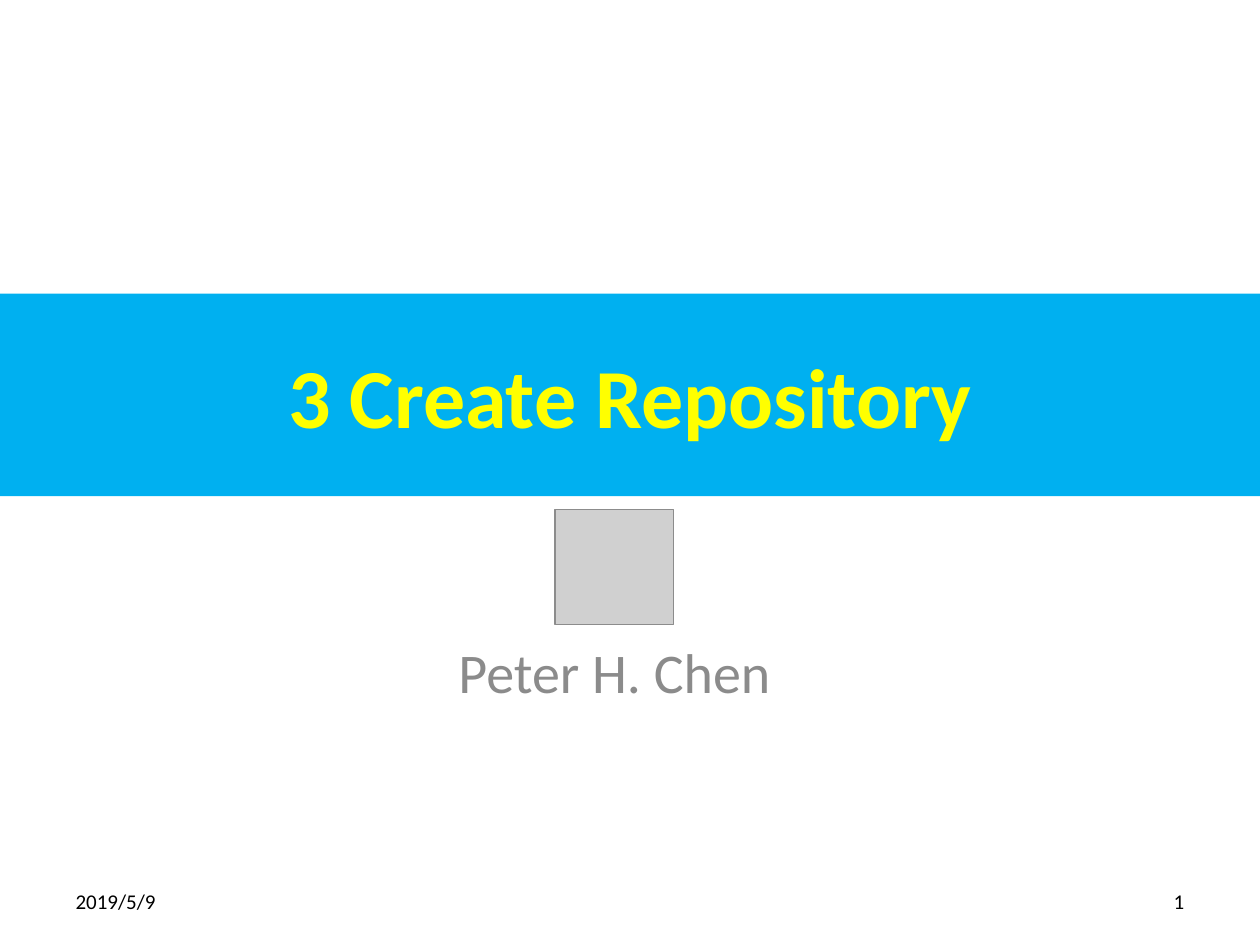
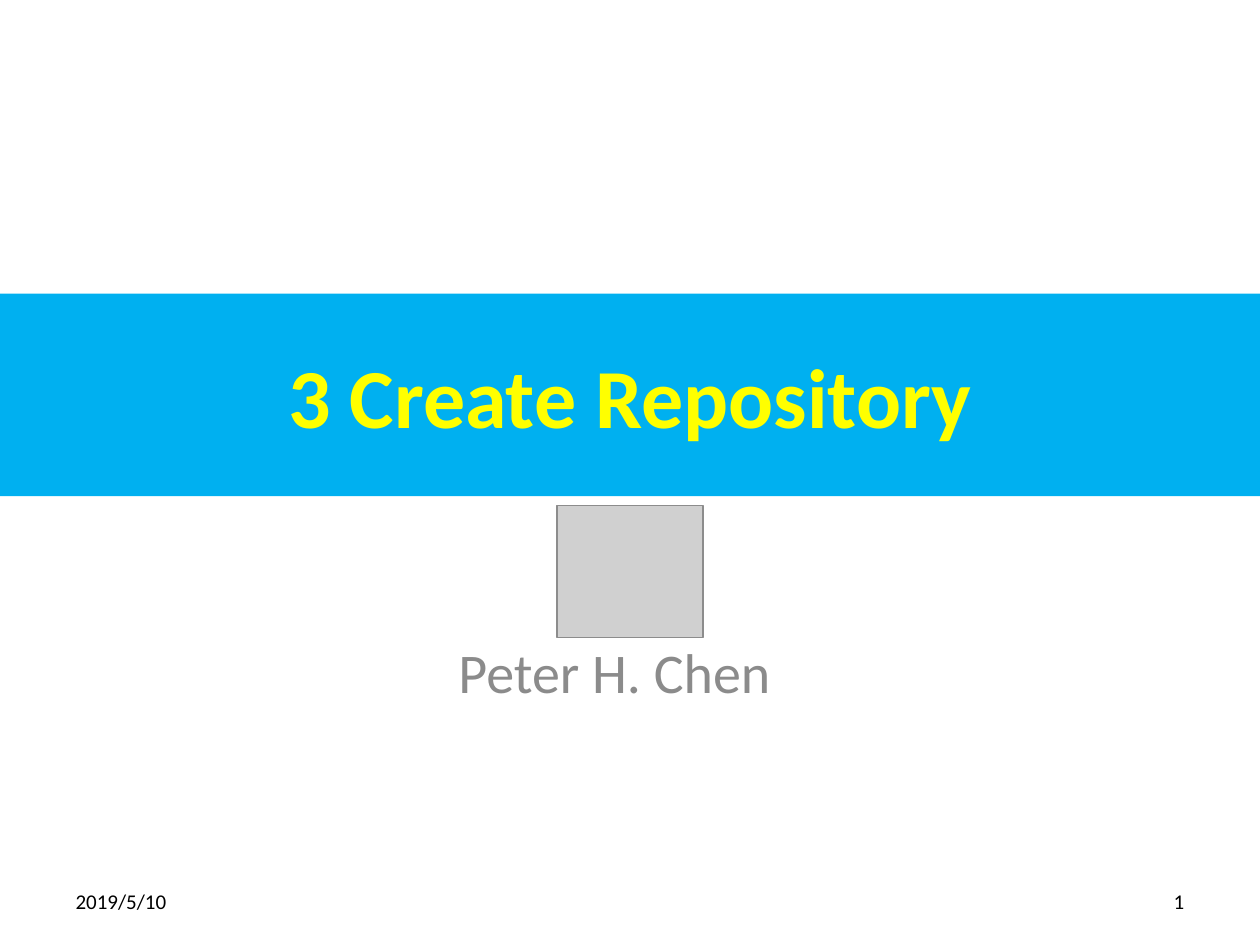
Before and after one commit to peterhchen/100-GitHub, a slide deck: slide 1 of ch03_CreateRepository.pptx. Drawn at 1260x945 pixels with LibreOffice and Linux fonts; fonts in the diff are those of the drawing; grey boxes stand for pictures. Boxes give left, top, right and bottom in pixels: in the first picture for what was removed or moved away, otherwise in the second. Text is boxed around its words. In the diff, an @@ line names an element or a change of style, - is before the commit and + after.

```diff
--- a/ch03_CreateRepository.pptx
+++ b/ch03_CreateRepository.pptx
@@ picture resized from (x1=556, y1=509, x2=674, y2=624) to (x1=557, y1=505, x2=703, y2=638) @@
@@ text at (x1=76, y1=894, x2=167, y2=910): text changed @@
-2019/5/9
+2019/5/10
```
Also in this commit, not shown: 7 other slides changed, 3 other files.
